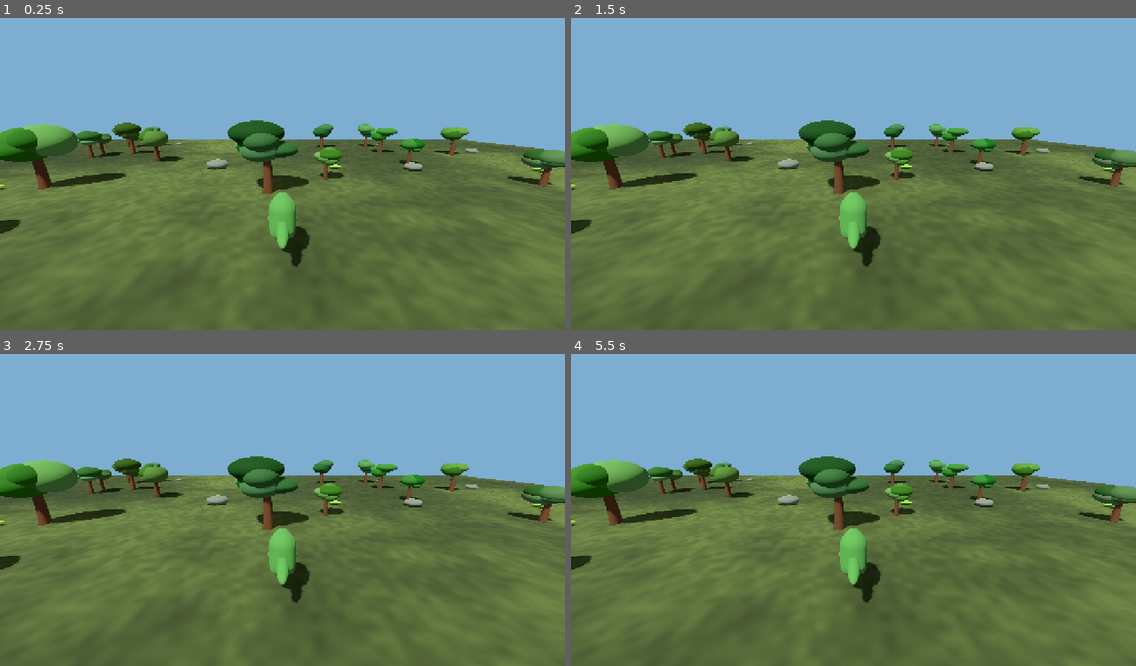
Above: before the commit, frames 1-4 (two rows, left to right).
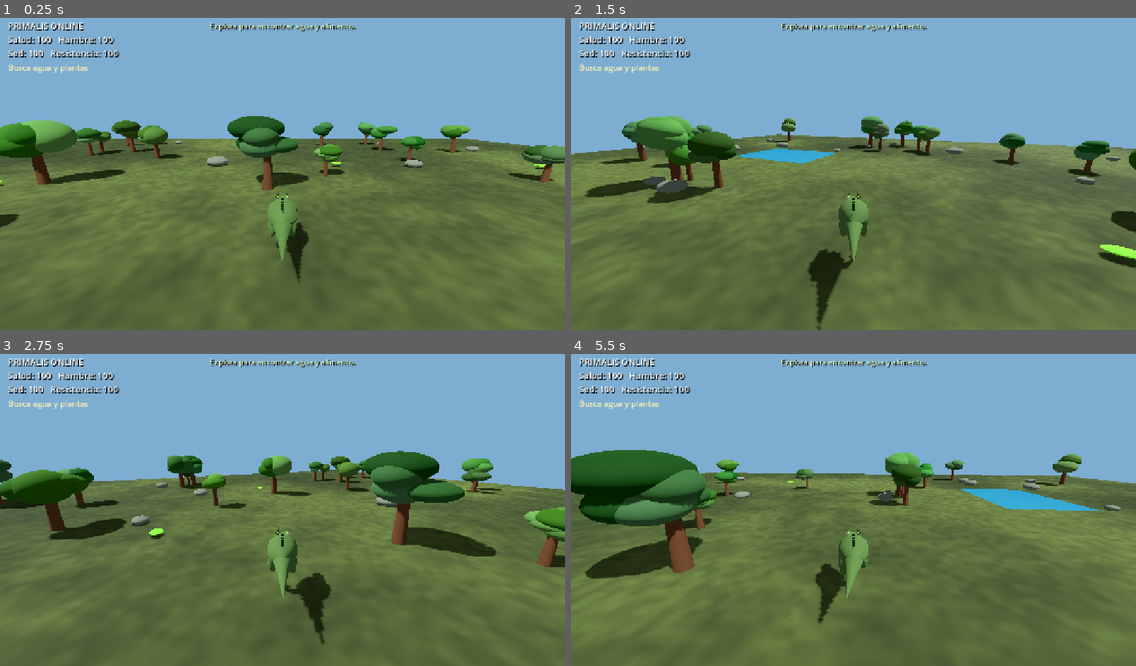
Above: after the commit, the same moments.

Repository: misael546/PrimalisOnline
Game: Godot game, scene res://scenes/main.tscn
The game is run twice, just before and just after one commit, with the same random seed, the same clock (stepped at 60 frames per second) and the same inputs.
Inputs (mouse positions are in pixels of both pictures, inside the frame that each line leads up to):
- Up to frame 1 (0.25 s): no input
- Up to frame 2 (1.5 s): tap Enter at 0.5 s; move the mouse to (977, 155) at 0.52 s; hold D (move_right) 0.53-1.25 s; tap E at 0.6 s; click (977, 155) at 0.67 s; drag from (740, 186) to (825, 233) at 1.27 s
- Up to frame 3 (2.75 s): tap Space at 2 s; move the mouse to (339, 438) at 2.02 s; hold D (move_right) from 2.03 s (still down); tap E at 2.1 s
- Up to frame 4 (5.5 s): release D (move_right) at 2.75 s; drag from (825, 569) to (684, 460) at 2.77 s; tap Enter at 3.5 s; move the mouse to (1023, 553) at 3.52 s; hold A (move_left) 3.53-4.25 s; tap E at 3.6, 5.1 s; drag from (684, 460) to (768, 428) at 4.27 s; tap Space at 5 s; move the mouse to (881, 506) at 5.02 s; hold S (move_back) from 5.03 s (still down); click (881, 506) at 5.17 s

The runs differ from the first frame. In frame 1, 7.5% of the frame differs, in the area x 0-100%, y 1-85%; in frame 2, 18%; in frame 3, 19%; in frame 4, 20%, in the area x 0-100%, y 1-100%.
Error before the commit: Parse Error: Expected new line after "\". (res://scripts/player.gd:28)

Commit message:
fix: correct indentation in procedural dinosaur script

Diff:
--- a/scripts/player.gd
+++ b/scripts/player.gd
@@ -25,95 +25,95 @@
 var sprint_exhausted: bool = false
 
 func _ready() -> void:
-\t_build_dinosaur_model()
+	_build_dinosaur_model()
 
 
 # Procedural anatomy replaces the original primitive toy-like dinosaur meshes.
 # The segmented tapered mesh keeps an organic silhouette without external assets.
 func _build_dinosaur_model() -> void:
-\tfor part_name in ["Body", "Head", "Tail", "LeftLeg", "RightLeg", "Snout", "LeftArm", "RightArm"]:
-\t\tvar old_part := get_node_or_null(part_name)
-\t\tif old_part != null:
-\t\t\told_part.queue_free()
-\tdinosaur_parts = Node3D.new()
-\tdinosaur_parts.name = "DinosaurModel"
-\tadd_child(dinosaur_parts)
-\tvar hide_mat := _dino_material(Color(0.24, 0.34, 0.16))
-\tvar belly_mat := _dino_material(Color(0.48, 0.43, 0.29))
-\tvar dark_mat := _dino_material(Color(0.13, 0.18, 0.10))
-\t_add_dino_mesh("Torso", _tube_z([Vector3 …(262 unchanged characters)…
-\t_add_dino_mesh("Belly", _tube_z([Vector3(0,0,-0.38),Vector3(0,0,-0.12),Vector3(0,0,0.18),Vector3(0,0,0.38)], [Vector2(0.20,0.15),Vector2(0.31,0.16),Vector2(0.29,0.15),Vector2(0.18,0.12)], 12), Vector3(0,0.49,0), belly_mat)
-\t_add_dino_mesh("Neck", _tube_z([Vector3(0,0,0.22),Vector3(0,0,-0.02),Vector3(0,0,-0.29),Vector3(0,0,-0.50)], [Vector2(0.27,0.27),Vector2(0.25,0.25),Vector2(0.20,0.20),Vector2(0.16,0.16)], 12), Vector3(0,0.88,0), hide_mat)
-\t_add_dino_mesh("Skull", _tube_z([Vector3(0,0,0.02),Vector3(0,0,-0.12),Vector3(0,0,-0.32),Vector3(0,0,-0.48)], [Vector2(0.19,0.17),Vector2(0.22,0.18),Vector2(0.17,0.13),Vector2(0.11,0.09)], 12), Vector3(0,1.02,-0.43), hide_mat)
-\t_add_dino_mesh("Jaw", _tube_z([Vector3(0,0,0.02),Vector3(0,0,-0.13),Vector3(0,0,-0.29)], [Vector2(0.13,0.065),Vector2(0.12,0.055),Vector2(0.07,0.04)], 10), Vector3(0,0.91,-0.48), dark_mat)
-\ttail = _add_dino_mesh("Tail", _tube_z([V …(299 unchanged characters)…
-\tleft_leg = _add_limb("LeftLeg", Vector3(-0.30,0.46,0.20), -1.0, hide_mat)
-\tright_leg = _add_limb("RightLeg", Vector3(0.30,0.46,0.20), 1.0, hide_mat)
-\tleft_arm = _add_dino_mesh("LeftArm", _tube_y([Vector3(0,0.12,0),Vector3(-0.02,-0.05,-0.02),Vector3(-0.04,-0.18,-0.10)], [Vector2(0.095,0.09),Vector2(0.075,0.07),Vector2(0.045,0.045)], 8), Vector3(-0.29,0.77,-0.27), hide_mat)
-\tright_arm = _add_dino_mesh("RightArm", _tube_y([Vector3(0,0.12,0),Vector3(0.02,-0.05,-0.02),Vector3(0.04,-0.18,-0.10)], [Vector2(0.095,0.09),Vector2(0.075,0.07),Vector2(0.045,0.045)], 8), Vector3(0.29,0.77,-0.27), hide_mat)
-\t# Small ridges and eyes break up the silhouette without oversized spherical parts.
-\tfor i in range(6):
-\t\tvar z := -0.20 + float(i) * 0.16
-\t\t_add_dino_mesh("DorsalRidge%d" % i, _tube_y([Vector3(0,0.0,0),Vector3(0,0.07,0),Vector3(0,0.12,0.015)], [Vector2(0.055,0.045),Vector2(0.035,0.03),Vector2(0.002,0.002)], 6), Vector3(0,1.05,z), dark_mat)
-\tfor side in [-1.0, 1.0]:
-\t\tvar eye := _add_dino_mesh("Eye", _tube_z([Vector3(0,0,0),Vector3(0,0,-0.025)], [Vector2(0.035,0.035),Vector2(0.025,0.025)], 8), Vector3(side*0.17,1.075,-0.55), _dino_material(Color(0.92,0.72,0.22)))
-\t\t_add_dino_mesh("Nostril", _tube_z([Vector3(0,0,0),Vector3(0,0,-0.018)], [Vector2(0.018,0.018),Vector2(0.01,0.01)], 6), Vector3(side*0.075,1.01,-0.89), dark_mat)
+	for part_name in ["Body", "Head", "Tail", "LeftLeg", "RightLeg", "Snout", "LeftArm", "RightArm"]:
+		var old_part := get_node_or_null(part_name)
+		if old_part != null:
+			old_part.queue_free()
+	dinosaur_parts = Node3D.new()
+	dinosaur_parts.name = "DinosaurModel"
+	add_child(dinosaur_parts)
+	var hide_mat := _dino_material(Color(0.24, 0.34, 0.16))
+	var belly_mat := _dino_material(Color(0.48, 0.43, 0.29))
+	var dark_mat := _dino_material(Color(0.13, 0.18, 0.10))
+	_add_dino_mesh("Torso", _tube_z([Vector3 …(262 unchanged characters)…
+	_add_dino_mesh("Belly", _tube_z([Vector3(0,0,-0.38),Vector3(0,0,-0.12),Vector3(0,0,0.18),Vector3(0,0,0.38)], [Vector2(0.20,0.15),Vector2(0.31,0.16),Vector2(0.29,0.15),Vector2(0.18,0.12)], 12), Vector3(0,0.49,0), belly_mat)
+	_add_dino_mesh("Neck", _tube_z([Vector3(0,0,0.22),Vector3(0,0,-0.02),Vector3(0,0,-0.29),Vector3(0,0,-0.50)], [Vector2(0.27,0.27),Vector2(0.25,0.25),Vector2(0.20,0.20),Vector2(0.16,0.16)], 12), Vector3(0,0.88,0), hide_mat)
+	_add_dino_mesh("Skull", _tube_z([Vector3(0,0,0.02),Vector3(0,0,-0.12),Vector3(0,0,-0.32),Vector3(0,0,-0.48)], [Vector2(0.19,0.17),Vector2(0.22,0.18),Vector2(0.17,0.13),Vector2(0.11,0.09)], 12), Vector3(0,1.02,-0.43), hide_mat)
+	_add_dino_mesh("Jaw", _tube_z([Vector3(0,0,0.02),Vector3(0,0,-0.13),Vector3(0,0,-0.29)], [Vector2(0.13,0.065),Vector2(0.12,0.055),Vector2(0.07,0.04)], 10), Vector3(0,0.91,-0.48), dark_mat)
+	tail = _add_dino_mesh("Tail", _tube_z([V …(299 unchanged characters)…
+	left_leg = _add_limb("LeftLeg", Vector3(-0.30,0.46,0.20), -1.0, hide_mat)
+	right_leg = _add_limb("RightLeg", Vector3(0.30,0.46,0.20), 1.0, hide_mat)
+	left_arm = _add_dino_mesh("LeftArm", _tube_y([Vector3(0,0.12,0),Vector3(-0.02,-0.05,-0.02),Vector3(-0.04,-0.18,-0.10)], [Vector2(0.095,0.09),Vector2(0.075,0.07),Vector2(0.045,0.045)], 8), Vector3(-0.29,0.77,-0.27), hide_mat)
+	right_arm = _add_dino_mesh("RightArm", _tube_y([Vector3(0,0.12,0),Vector3(0.02,-0.05,-0.02),Vector3(0.04,-0.18,-0.10)], [Vector2(0.095,0.09),Vector2(0.075,0.07),Vector2(0.045,0.045)], 8), Vector3(0.29,0.77,-0.27), hide_mat)
+	# Small ridges and eyes break up the silhouette without oversized spherical parts.
+	for i in range(6):
+		var z := -0.20 + float(i) * 0.16
+		_add_dino_mesh("DorsalRidge%d" % i, _tube_y([Vector3(0,0.0,0),Vector3(0,0.07,0),Vector3(0,0.12,0.015)], [Vector2(0.055,0.045),Vector2(0.035,0.03),Vector2(0.002,0.002)], 6), Vector3(0,1.05,z), dark_mat)
+	for side in [-1.0, 1.0]:
+		var eye := _add_dino_mesh("Eye", _tube_z([Vector3(0,0,0),Vector3(0,0,-0.025)], [Vector2(0.035,0.035),Vector2(0.025,0.025)], 8), Vector3(side*0.17,1.075,-0.55), _dino_material(Color(0.92,0.72,0.22)))
+		_add_dino_mesh("Nostril", _tube_z([Vector3(0,0,0),Vector3(0,0,-0.018)], [Vector2(0.018,0.018),Vector2(0.01,0.01)], 6), Vector3(side*0.075,1.01,-0.89), dark_mat)
 
 func _add_limb(part_name: String, at: Vector3, side: float, material: Material) -> MeshInstance3D:
-\tvar pivot := Node3D.new()
-\tpivot.name = part_name + "Pivot"
-\tpivot.position = at
-\tdinosaur_parts.add_child(pivot)
-\tvar limb := MeshInstance3D.new()
-\tlimb.name = part_name
-\tlimb.mesh = _tube_y([Vector3(0,0.10,0),Vector3(0,-0.10,0.015),Vector3(side*0.015,-0.33,-0.015),Vector3(side*0.02,-0.48,-0.12),Vector3(side*0.02,-0.49,-0.24)], [Vector2(0.16,0.15),Vector2(0.145,0.13),Vector2(0.105,0.10),Vector2(0.075,0.07),Vector2(0.12,0.15)], 10)
-\tlimb.position = Vector3.ZERO
-\tlimb.material_override = material
-\tpivot.add_child(limb)
-\treturn limb
+	var pivot := Node3D.new()
+	pivot.name = part_name + "Pivot"
+	pivot.position = at
+	dinosaur_parts.add_child(pivot)
+	var limb := MeshInstance3D.new()
+	limb.name = part_name
+	limb.mesh = _tube_y([Vector3(0,0.10,0),Vector3(0,-0.10,0.015),Vector3(side*0.015,-0.33,-0.015),Vector3(side*0.02,-0.48,-0.12),Vector3(side*0.02,-0.49,-0.24)], [Vector2(0.16,0.15),Vector2(0.145,0.13),Vector2(0.105,0.10),Vector2(0.075,0.07),Vector2(0.12,0.15)], 10)
+	limb.position = Vector3.ZERO
+	limb.material_override = material
+	pivot.add_child(limb)
+	return limb
 
 func _add_dino_mesh(part_name: String, mesh_data: ArrayMesh, at: Vector3, material: Material) -> MeshInstance3D:
-\tvar part := MeshInstance3D.new()
-\tpart.name = part_name
-\tpart.mesh = mesh_data
-\tpart.position = at
-\tpart.material_override = material
-\tdinosaur_parts.add_child(part)
-\treturn part
+	var part := MeshInstance3D.new()
+	part.name = part_name
+	part.mesh = mesh_data
+	part.position = at
+	part.material_override = material
+	dinosaur_parts.add_child(part)
+	return part
 
 func _dino_material(color: Color) -> StandardMaterial3D:
-\tvar material := StandardMaterial3D.new()
-\tmaterial.albedo_color = color
-\tmaterial.roughness = 0.86
-\tmaterial.metallic = 0.0
-\treturn material
+	var material := StandardMaterial3D.new()
+	material.albedo_color = color
+	material.roughness = 0.86
+	material.metallic = 0.0
+	return material
 
 func _tube_z(points: Array, radii: Array, sides: int) -> ArrayMesh:
-\treturn _tube_mesh(points, radii, sides, true)
+	return _tube_mesh(points, radii, sides, true)
 
 func _tube_y(points: Array, radii: Array, sides: int) -> ArrayMesh:
-\treturn _tube_mesh(points, radii, sides, false)
+	return _tube_mesh(points, radii, sides, false)
 
 func _tube_mesh(points: Array, radii: Array, sides: int, along_z: bool) -> ArrayMesh:
-\tvar st := SurfaceTool.new()
-\tst.begin(Mesh.PRIMITIVE_TRIANGLES)
-\tfor ring in range(points.size() - 1):
-\t\tfor j in range(sides):
-\t\t\tvar a0 := TAU * float(j) / float(sides)
-\t\t\tvar a1 := TAU * float(j + 1) / float(sides)
-\t\t\tvar p00 := _ring_point(points[ring], radii[ring], a0, along_z)
-\t\t\tvar p01 := _ring_point(points[ring], radii[ring], a1, along_z)
-\t\t\tvar p10 := _ring_point(points[ring+1], radii[ring+1], a0, along_z)
-\t\t\tvar p11 := _ring_point(points[ring+1], radii[ring+1], a1, along_z)
-\t\t\tst.add_vertex(p00); st.add_vertex(p10); st.add_vertex(p11)
-\t\t\tst.add_vertex(p00); st.add_vertex(p11); st.add_vertex(p01)
-\tst.generate_normals()
-\treturn st.commit()
+	var st := SurfaceTool.new()
+	st.begin(Mesh.PRIMITIVE_TRIANGLES)
+	for ring in range(points.size() - 1):
+		for j in range(sides):
+			var a0 := TAU * float(j) / float(sides)
+			var a1 := TAU * float(j + 1) / float(sides)
+			var p00 := _ring_point(points[ring], radii[ring], a0, along_z)
+			var p01 := _ring_point(points[ring], radii[ring], a1, along_z)
+			var p10 := _ring_point(points[ring+1], radii[ring+1], a0, along_z)
+			var p11 := _ring_point(points[ring+1], radii[ring+1], a1, along_z)
+			st.add_vertex(p00); st.add_vertex(p10); st.add_vertex(p11)
+			st.add_vertex(p00); st.add_vertex(p11); st.add_vertex(p01)
+	st.generate_normals()
+	return st.commit()
 
 func _ring_point(center: Vector3, radius: Vector2, angle: float, along_z: bool) -> Vector3:
-\tif along_z:
-\t\treturn center + Vector3(cos(angle) * radius.x, sin(angle) * radius.y, 0)
-\treturn center + Vector3(cos(angle) * radius.x, 0, sin(angle) * radius.y)
+	if along_z:
+		return center + Vector3(cos(angle) * radius.x, sin(angle) * radius.y, 0)
+	return center + Vector3(cos(angle) * radius.x, 0, sin(angle) * radius.y)
 
 var mobile_actions: Dictionary = {}
 var health: float = 100.0
